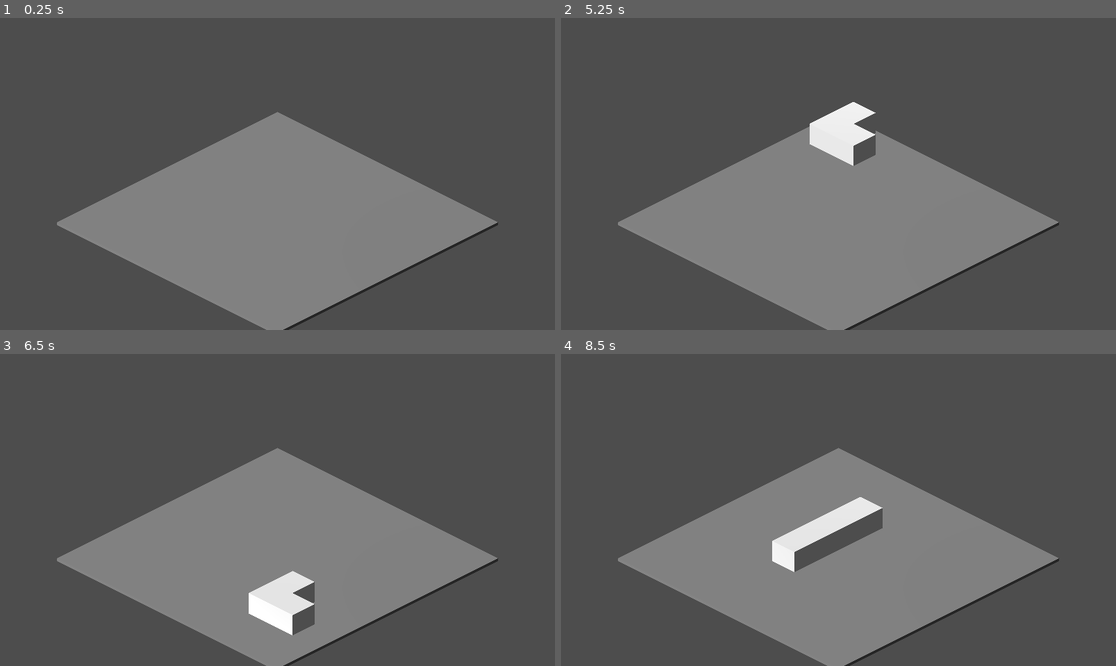
Above: before the commit, frames 1-4 (two rows, left to right).
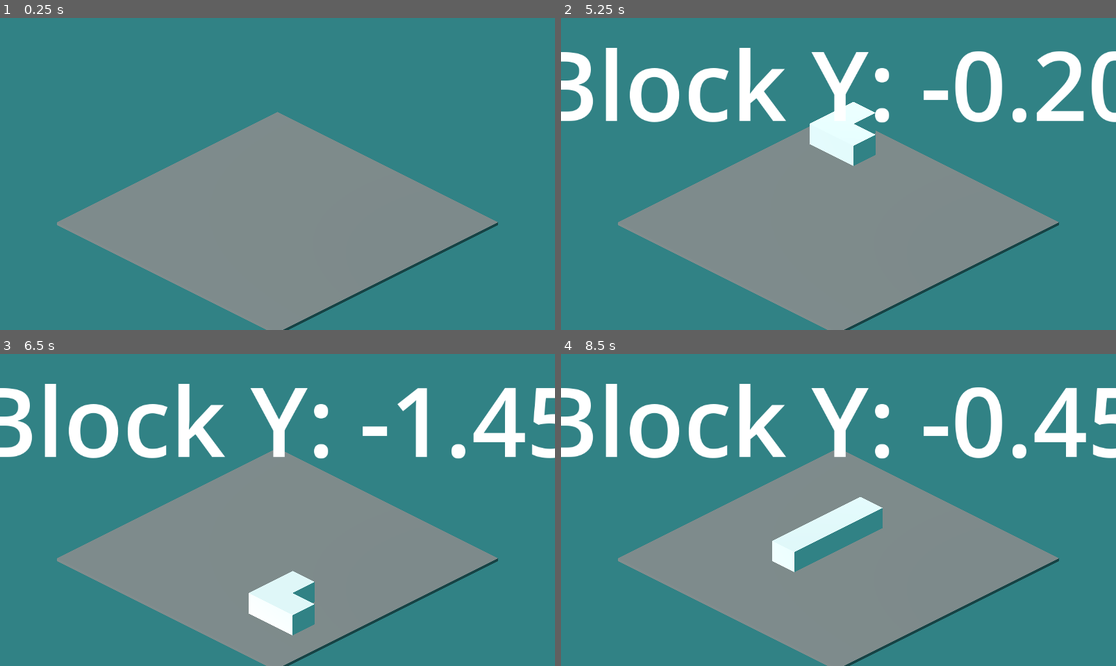
Above: after the commit, the same moments.

Repository: dream-team-reborn/godot-wild-jam-73
Game: Godot game, scene res://scenes/game.tscn
Same seed, same stepped clock (60 frames per second), same inputs: the game is played once before the commit and once after it.
Inputs (mouse positions are in pixels of both pictures, inside the frame that each line leads up to):
- Up to frame 1 (0.25 s): no input
- Up to frame 2 (5.25 s): tap Enter at 0.5 s; move the mouse to (960, 158) at 0.52 s; hold Right (move_right) 0.53-1.25 s; hold Space (confirm) 0.53-1.25 s; click (960, 158) at 0.67 s; drag from (727, 189) to (810, 236) at 1.27 s; move the mouse to (894, 105) at 2.02 s; hold Right (move_right) 2.03-2.75 s; hold Space (confirm) 2.03-2.75 s; drag from (810, 236) to (672, 127) at 2.77 s; move the mouse to (1005, 220) at 3.52 s; hold Left (move_left) 3.53-4.25 s; hold Space (confirm) 3.53-4.25 s; drag from (672, 127) to (755, 96) at 4.27 s; move the mouse to (866, 174) at 5.02 s; hold Down (move_down) from 5.03 s (still down); hold Space (confirm) from 5.03 s (still down); click (866, 174) at 5.17 s
- Up to frame 3 (6.5 s): release Down (move_down) at 5.75 s; release Space (confirm) at 5.75 s; drag from (194, 432) to (166, 525) at 5.77 s
- Up to frame 4 (8.5 s): move the mouse to (960, 494) at 6.52 s; hold Up (move_up) 6.53-7.25 s; hold Space (confirm) 6.53-7.25 s; drag from (727, 525) to (810, 572) at 7.27 s; move the mouse to (894, 441) at 8.02 s; hold Down (move_down) from 8.03 s (still down); hold Space (confirm) from 8.03 s (still down)

The runs differ from the first frame. In frame 1, 72% of the frame differs, in the area x 0-100%, y 0-100%; in frame 2, 72%; in frame 3, 72%; in frame 4, 73%.

Commit message:
add debug y text

Diff:
--- a/scenes/game.tscn
+++ b/scenes/game.tscn
@@ -1,12 +1,16 @@
-[gd_scene load_steps=10 format=3 uid="uid://clxbd7k7xwawk"]
+[gd_scene load_steps=11 format=3 uid="uid://clxbd7k7xwawk"]
 
 [ext_resource type="Script" path="res://scripts/module_spawner.gd" id="1_3ofxf"]
 [ext_resource type="Script" path="res://scripts/input_handler.gd" id="2_4aiat"]
 [ext_resource type="PackedScene" uid="uid://bclvasfglmlw2" path="res://scripts/block_factory.tscn" id="3_eu714"]
 [ext_resource type="Script" path="res://scripts/module_spawner_inspector.gd" id="6_8mp6j"]
 [ext_resource type="Script" path="res://scenes/game_manager.gd" id="4_3nxp3"]
+[ext_resource type="Script" path="res://scenes/y_axis_text.gd" id="5_qtm6v"]
 
 [sub_resource type="Environment" id="Environment_g8yu1"]
+background_mode = 1
+background_color = Color(0.193233, 0.508982, 0.521515, 1)
+ambient_light_color = Color(0.180415, 0.414929, 0.530252, 1)
 
 [sub_resource type="CameraAttributesPhysical" id="CameraAttributesPhysical_fnq3s"]
 
@@ -60,5 +64,24 @@
 unique_name_in_owner = true
 script = ExtResource("4_3nxp3")
 
+[node name="Control" type="Control" parent="."]
+layout_mode = 3
+anchors_preset = 15
+anchor_right = 1.0
+anchor_bottom = 1.0
+grow_horizontal = 2
+grow_vertical = 2
+
+[node name="YAxisText" type="Label" parent="Control"]
+unique_name_in_owner = true
+layout_mode = 1
+anchors_preset = 15
+anchor_right = 1.0
+anchor_bottom = 1.0
+grow_horizontal = 2
+grow_vertical = 2
+theme_override_font_sizes/font_size = 200
+script = ExtResource("5_qtm6v")
+
 [node name="Inspector" type="Node" parent="ModuleSpawner"]
 script = ExtResource("6_8mp6j")
--- a/scenes/global_event_bus.tscn
+++ b/scenes/global_event_bus.tscn
@@ -19,6 +19,11 @@
 name = &"value"
 type = 2
 
+[sub_resource type="Resource" id="Resource_iq12k"]
+script = ExtResource("3_8my5v")
+name = &"y"
+type = 3
+
 [node name="GlobalEventBus" type="Node"]
 script = ExtResource("1_p2lko")
 
@@ -32,3 +37,7 @@
 [node name="stat_changed" type="Node" parent="."]
 script = ExtResource("2_23oks")
 params = Array[ExtResource("3_8my5v")]([SubResource("Resource_r0jj7"), SubResource("Resource_6mpnv")])
+
+[node name="module_y" type="Node" parent="."]
+script = ExtResource("2_23oks")
+params = Array[ExtResource("3_8my5v")]([SubResource("Resource_iq12k")])
--- /dev/null
+++ b/scenes/y_axis_text.gd
@@ -0,0 +1,7 @@
+extends Label
+
+func _ready() -> void:
+	GlobalEventBus.connect("module_y", _on_update_y)
+
+func _on_update_y(y):
+	text = "Block Y: %.02f" % y
--- a/scripts/module.gd
+++ b/scripts/module.gd
@@ -26,6 +26,7 @@
 func _physics_process(delta):
 	if state == State.FALLING:
 		position += Vector3(current_mov_dir.x, -1 * delta, current_mov_dir.y)
+		GlobalEventBus.publish("module_y", [position.y])
 
 	if global_position.y < DESTROY_Y:
 		queue_free()
Not shown: 1 places in scenes/global_event_bus.tscn that only renumber resources
